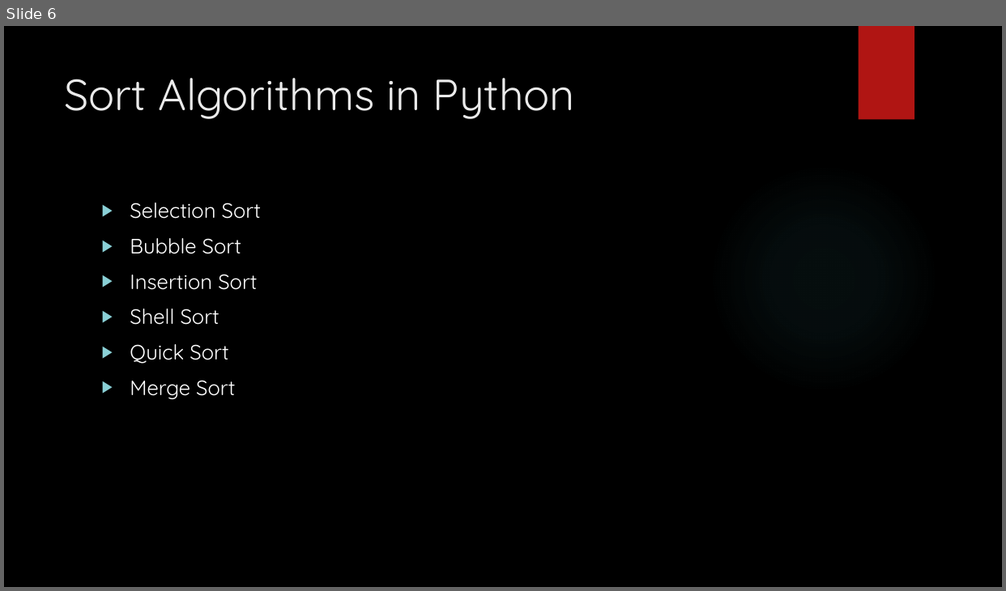
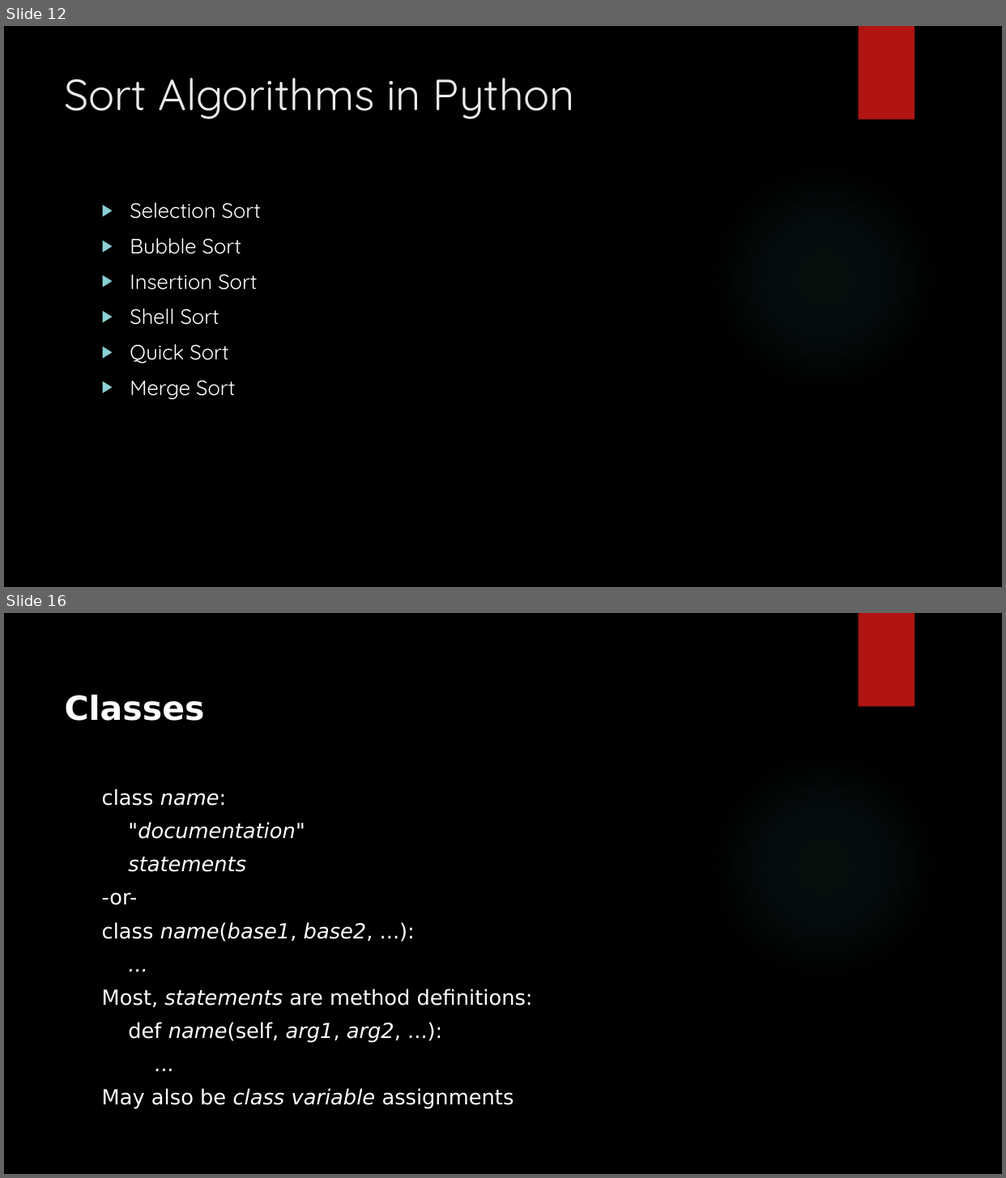
Before and after one commit to stargazingtech/build-discord-bots, a slide deck: build-discord-bots-with-Python.pptx. Shown one above the other, each under a label of ours: slide 6 before the commit, slides 12 and 16 after it; the slides between them are not shown. The pictures are 1006x591 and 1006x1178 pixels, drawn with LibreOffice and Linux fonts; fonts in the diff are those of the drawing; background and template pictures are left out. Boxes give left, top, right and bottom in pixels: in the first picture for what was removed or moved away, otherwise in the second. Text is boxed around its words. In the diff, an @@ line names an element or a change of style, - is before the commit and + after.

```diff
--- a/build-discord-bots-with-Python.pptx
+++ b/build-discord-bots-with-Python.pptx
@@ slide 16 added at [4,613,1002,1174], background picture (left out); not listed: 2 template elements that a slide beside it also shows @@
@@ title added at [65,694,205,721], 32 pt, text #FFFFFF, bold @@
+Classes
@@ text added at [102,789,533,1110], 20 pt, text #FFFFFF @@
+class name:
+"documentation"
+statements
+-or-
+class name(base1, base2, ...):
+...
+Most, statements are method definitions:
+def name(self, arg1, arg2, ...):
+...
+May also be class variable assignments
@@ what was slide 6 is now slide 12 @@
```
Also in this commit, not shown: 1 slide changed, 17 other slides added.
